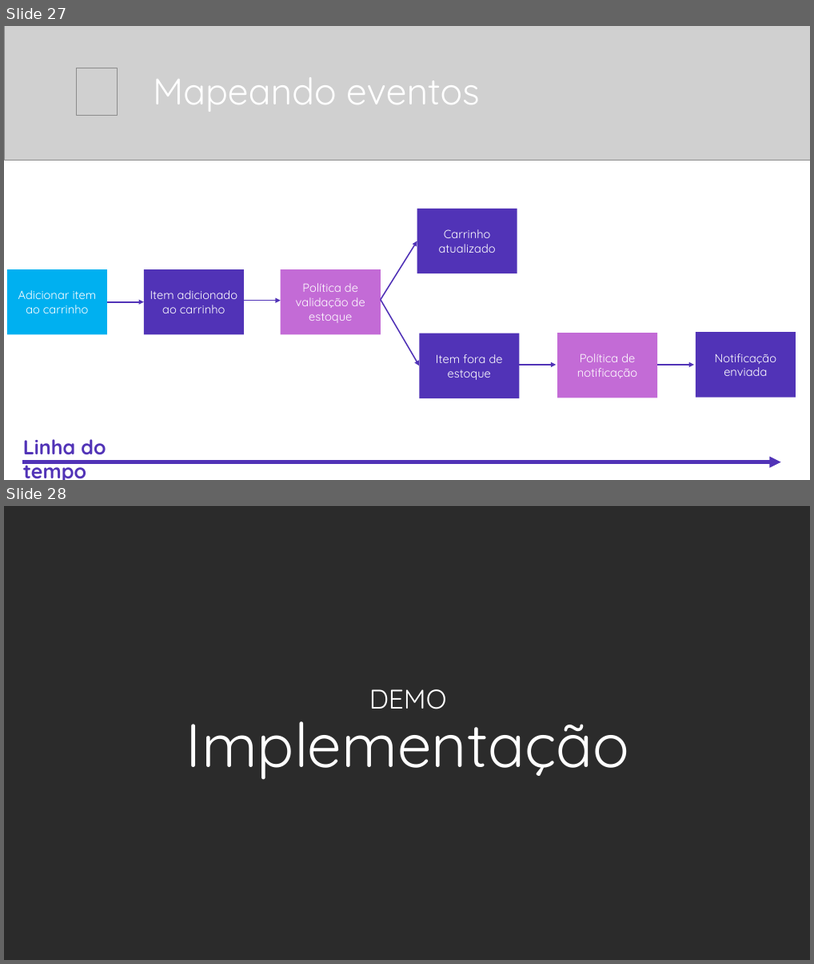
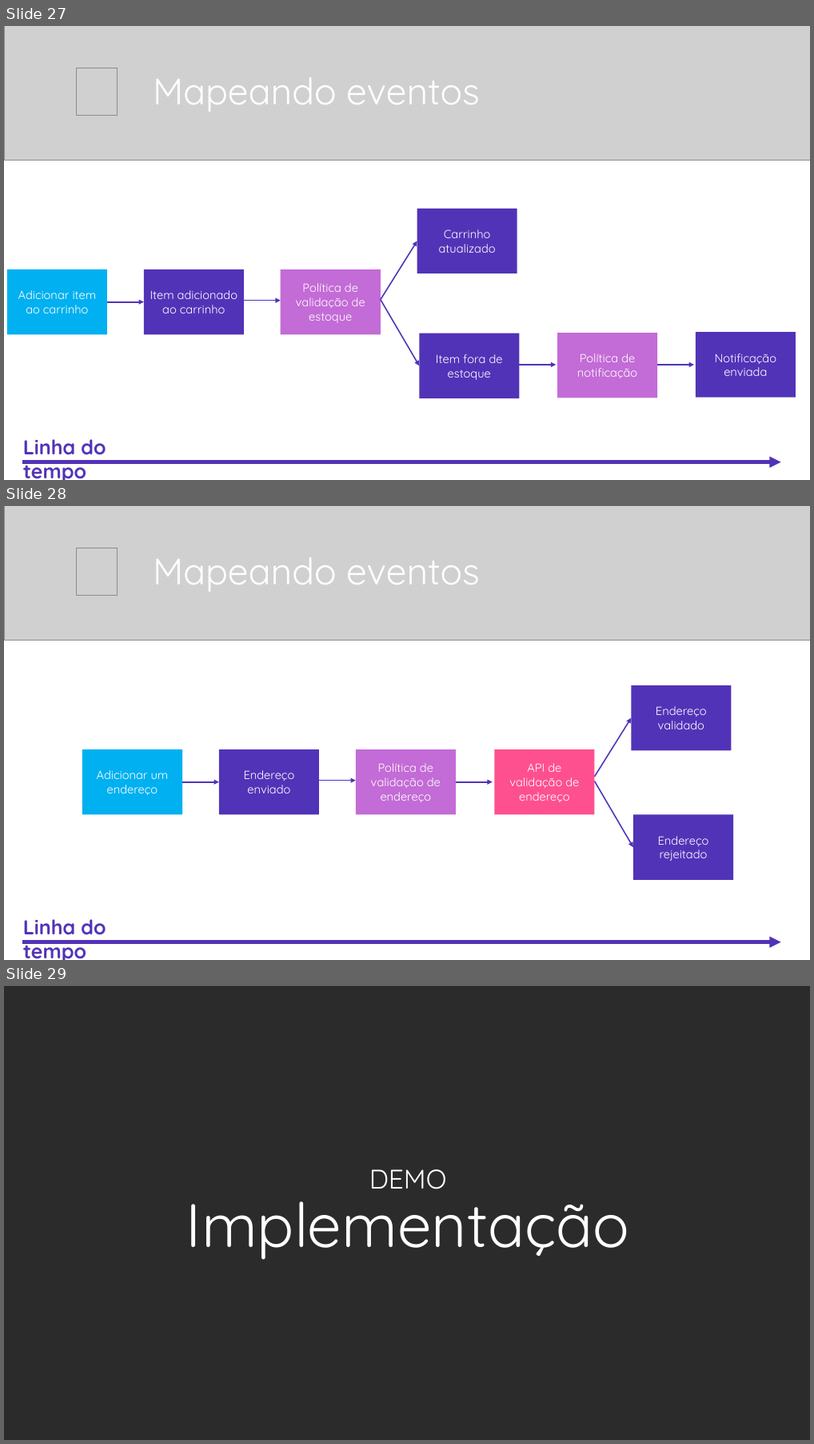
Before and after one commit to balta-io/2810, a slide deck: 2021-08-25_event-driven-architecture.pptx. Shown one above the other, each under a label of ours: slides 27 and 28 before the commit, slides 27, 28 and 29 after it. The pictures are 814x964 and 814x1444 pixels, drawn with LibreOffice and Linux fonts; fonts in the diff are those of the drawing; grey boxes stand for pictures; background and template pictures are left out; a plain dark background stands for a picture behind light text. Boxes give left, top, right and bottom in pixels: in the first picture for what was removed or moved away, otherwise in the second. Text is boxed around its words. In the diff, an @@ line names an element or a change of style, - is before the commit and + after.

```diff
--- a/2021-08-25_event-driven-architecture.pptx
+++ b/2021-08-25_event-driven-architecture.pptx
@@ slide 28 added at <box>4,506,810,960</box>, background #FFFFFF @@
@@ picture added at <box>4,506,810,640</box> @@
@@ picture added at <box>77,548,117,595</box> @@
@@ title added at <box>153,557,480,592</box>, 44 pt, text #FFFFFF @@
+Mapeando eventos
@@ rectangle added at <box>631,685,731,751</box>, fill #5133B7, 14 pt, text #FFFFFF @@
+Endereço validado
@@ arrow added from (595, 776) to (631, 718), #5133B7 1.5 pt @@
@@ rectangle added at <box>82,749,182,815</box>, fill #00B0F0, 14 pt, text #FFFFFF @@
+Adicionar um endereço
@@ rectangle added at <box>219,749,319,815</box>, fill #5133B7, 14 pt, text #FFFFFF @@
+Endereço enviado
@@ rectangle added at <box>356,749,456,815</box>, fill #C36BD6, 14 pt, text #FFFFFF @@
+Política de validação de endereço
@@ rectangle added at <box>494,749,594,815</box>, fill #FE508E, 14 pt, text #FFFFFF @@
+API de validação de endereço
@@ arrow added from (182, 782) to (219, 782), #5133B7 1.5 pt @@
@@ arrow added from (319, 780) to (356, 780), #5133B7 1.5 pt @@
@@ arrow added from (456, 782) to (493, 782), #5133B7 1.5 pt @@
@@ arrow added from (595, 780) to (634, 847), #5133B7 1.5 pt @@
@@ rectangle added at <box>634,815,734,880</box>, fill #5133B7, 14 pt, text #FFFFFF @@
+Endereço rejeitado
@@ text added at <box>23,919,106,960</box>, 24 pt, text #5133B7, bold @@
+Linha do tempo
@@ arrow added from (22, 941) to (782, 941), #5133B7 4.5 pt @@
@@ what was slide 28 is now slide 29 @@
```
Also in this commit, not shown: 2 other slides added.
